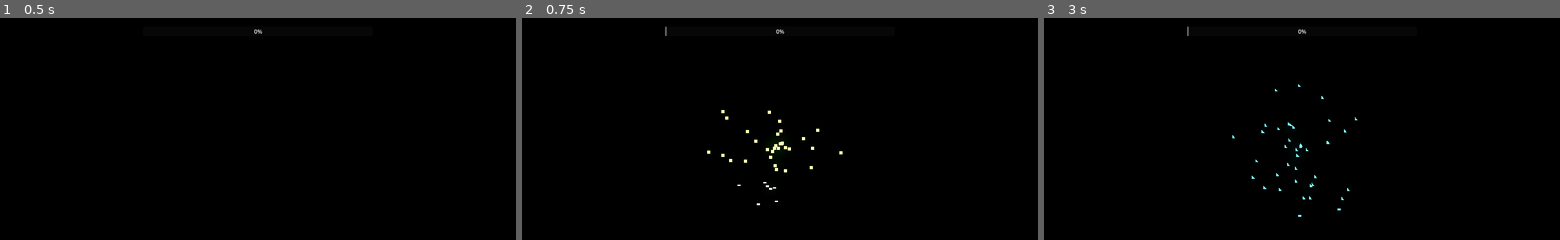
Above: before the commit, frames 1-3 (left to right).
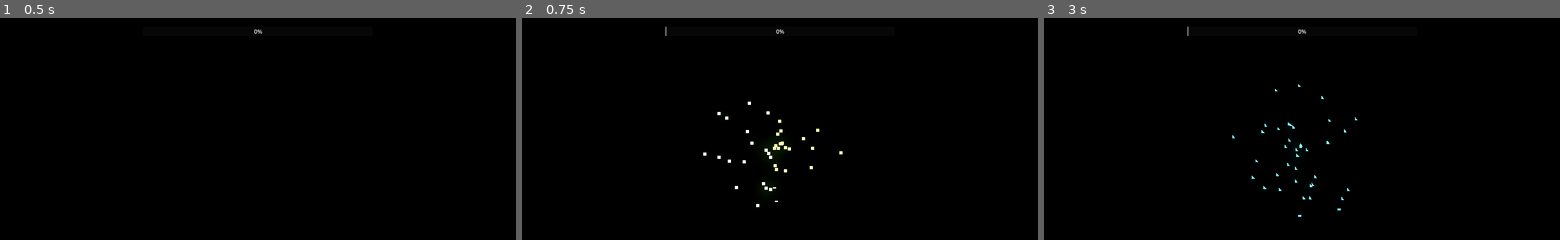
Above: after the commit, the same moments.

Repository: excessive/ludum-dare-59
Game: Godot game, scene res://main.tscn
The game is run twice, just before and just after one commit, with the same random seed, the same clock (stepped at 60 frames per second) and the same inputs.
Inputs (mouse positions are in pixels of both pictures, inside the frame that each line leads up to):
- Up to frame 1 (0.5 s): no input
- Up to frame 2 (0.75 s): tap Enter (ui_accept) at 0.5 s; hold D (move_right) from 0.53 s (still down); hold Mouse wheel down (scan_channel_next) from 0.53 s (still down); click (780, 146) at 0.67 s
- Up to frame 3 (3 s): tap Enter (ui_accept) at 0.77, 1.25, 1.52, 2, 2.75 s; tap Mouse wheel up (scan_channel_prev) at 0.8, 1.35 s; move the mouse to (1276, 146) at 1.27 s; release D (move_right) at 1.28 s; release Mouse wheel down (scan_channel_next) at 1.28 s; hold W (move_forward) from 1.28 s (still down); tap Mouse wheel down (scan_channel_next) at 1.55 s; move the mouse to (1312, 142) at 2.02 s; hold Mouse wheel up (scan_channel_prev) 2.03-2.78 s; tap K (look_down) at 2.1 s; move the mouse to (1296, 151) at 2.77 s; tap J (look_left) at 2.85 s; click (1296, 151) at 2.92 s

Frame 1 is identical in both runs. In frame 2, 0.2% of the frame differs, in the area x 35-49%, y 37-86%; in frame 3, nothing differs.

Commit message:
update player collision for lidar channel

Diff:
--- a/main.tscn
+++ b/main.tscn
@@ -116,4 +116,13 @@
 mouse_filter = 2
 script = SubResource("GDScript_5vw27")
 
+[node name="CSGBox3D2" type="CSGBox3D" parent="." unique_id=244878153]
+transform = Transform3D(1, 0, 0, 0, 1, 0, 0, 0, 1, -1.531857, 7.2399297, -7.313463)
+layers = 0
+use_collision = true
+collision_layer = 4
+collision_mask = 0
+size = Vector3(4.3203125, 4.8129883, 2.834961)
+
+[connection signal="channel_updated" from="CharacterBody3D/Camera3D/Lidar" to="CharacterBody3D" method="_on_lidar_channel_updated"]
 [connection signal="charge_updated" from="CharacterBody3D/Camera3D/Lidar" to="AspectRatioContainer/Control/charge" method="_on_lidar_charge_updated"]
--- a/player.gd
+++ b/player.gd
@@ -24,3 +24,6 @@
 		velocity.z = move_toward(velocity.z, 0, walk_speed)
 
 	move_and_slide()
+
+func _on_lidar_channel_updated(channel: LidarChannel) -> void:
+	collision_mask = channel.collision_mask
--- a/tools/lidar.gd
+++ b/tools/lidar.gd
@@ -18,6 +18,7 @@
 var mesh := LidarMesh.new()
 
 signal charge_updated(level: float)
+signal channel_updated(channel: LidarChannel)
 
 func _ready() -> void:
 	add_child(mesh)
@@ -26,16 +27,18 @@
 
 	if channels.is_empty():
 		return
+
 	current_channel = wrapi(current_channel, 0, channels.size())
-	mesh.change_channel(channels[current_channel])
+	channel_updated.connect(mesh.change_channel)
+	channel_updated.emit(channels[current_channel])
 
 func _input(event: InputEvent) -> void:
 	if event.is_action_pressed(&"scan_channel_prev"):
 		current_channel = wrapi(current_channel - 1, 0, channels.size())
-		mesh.change_channel(channels[current_channel])
+		channel_updated.emit(channels[current_channel])
 	if event.is_action_pressed(&"scan_channel_next"):
 		current_channel = wrapi(current_channel + 1, 0, channels.size())
-		mesh.change_channel(channels[current_channel])
+		channel_updated.emit(channels[current_channel])
 
 func _scan():
 	var channel := channels[current_channel]
